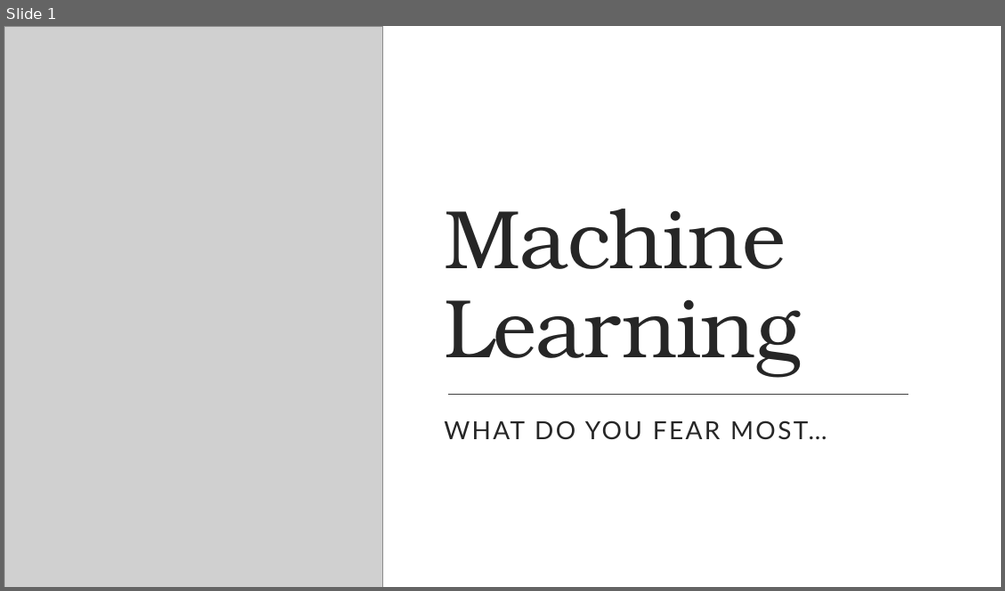
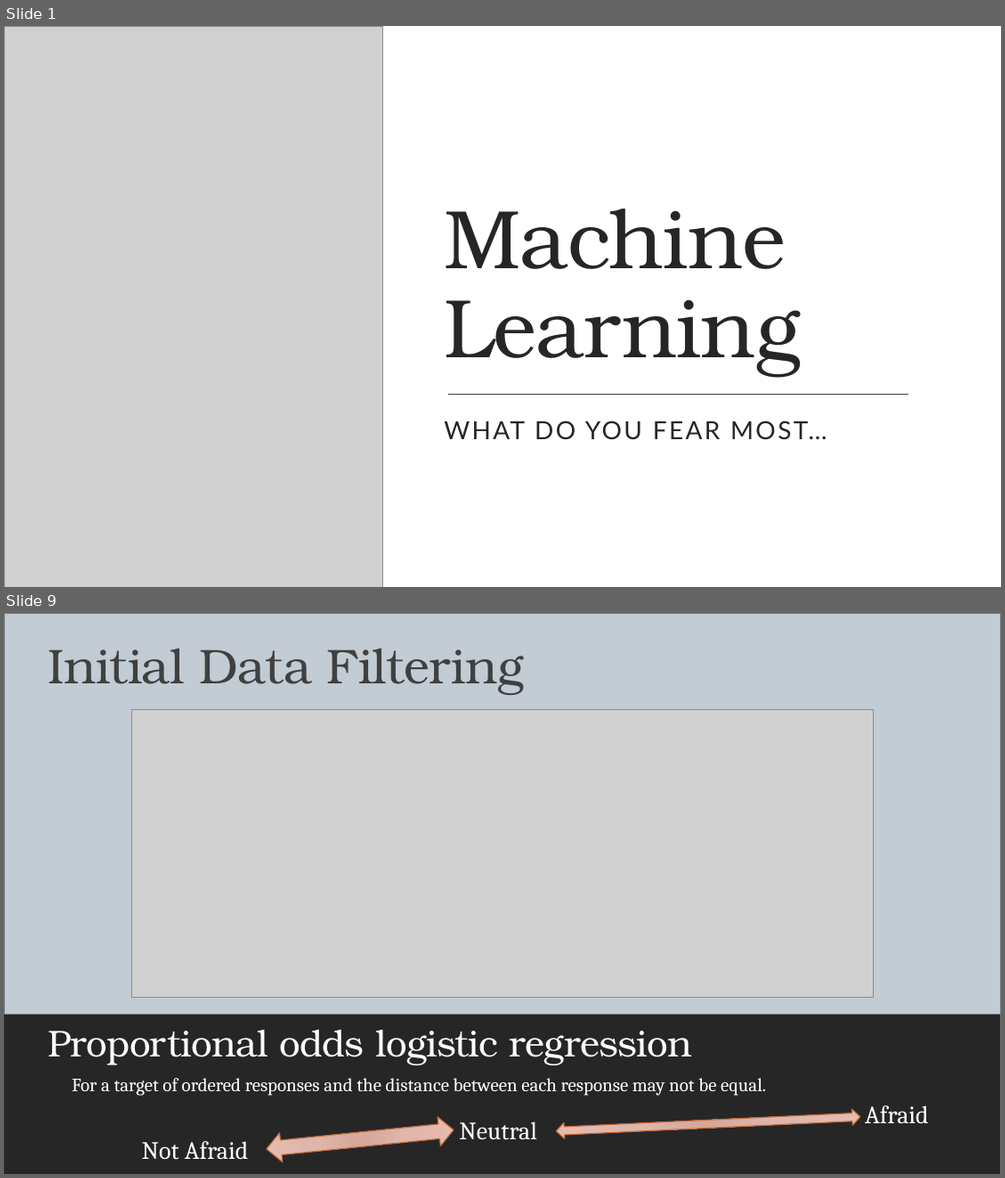
Before and after one commit to BDomogalla/machine-learning-project, a slide deck: machine_learning_pp.pptx. Shown one above the other, each under a label of ours: slide 1 before the commit, slides 1 and 9 after it; the slides between them are not shown. The pictures are 1005x591 and 1005x1178 pixels, drawn with LibreOffice and Linux fonts; fonts in the diff are those of the drawing; grey boxes stand for pictures. Boxes give left, top, right and bottom in pixels: in the first picture for what was removed or moved away, otherwise in the second. Text is boxed around its words. In the diff, an @@ line names an element or a change of style, - is before the commit and + after.

```diff
--- a/machine_learning_pp.pptx
+++ b/machine_learning_pp.pptx
@@ slide 9 added at box(4, 613, 1001, 1174), background #FFFFFF @@
@@ rectangle added at box(4, 613, 1001, 1013), fill #C3CBD4, outline #737C87 1.25 pt @@
@@ text added at box(48, 648, 524, 695), 47 pt, text #404040 @@
+Initial Data Filtering
@@ picture added at box(132, 709, 874, 997) @@
@@ rectangle added at box(4, 988, 1001, 1174), fill #262626 @@
@@ title added at box(48, 1030, 693, 1065), 36 pt, text #FFFFFF @@
+Proportional odds logistic regression
@@ text added at box(72, 1078, 766, 1095), 18 pt, text #FFFFFF @@
+For a target of ordered responses and the distance between each response may not be equal.
@@ group added at box(142, 1105, 929, 1163): 3 texts, 2 left right arrows @@
+Not Afraid
+Neutral
+Afraid
```
Also in this commit, not shown: 1 slide changed, 10 other slides added, 1 slide removed, 6 other files.
